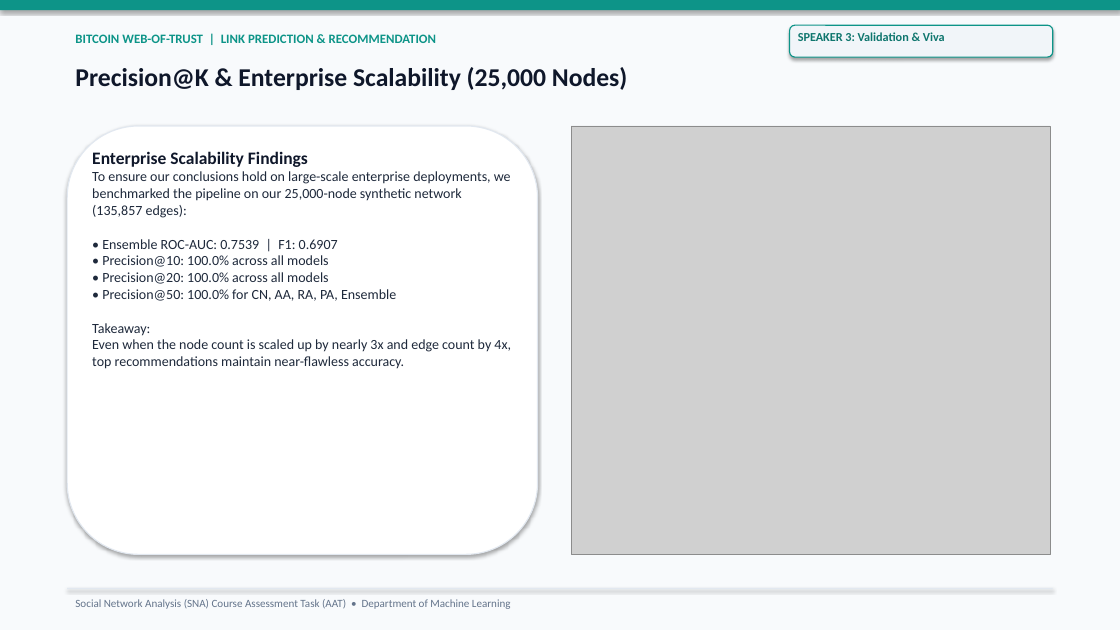
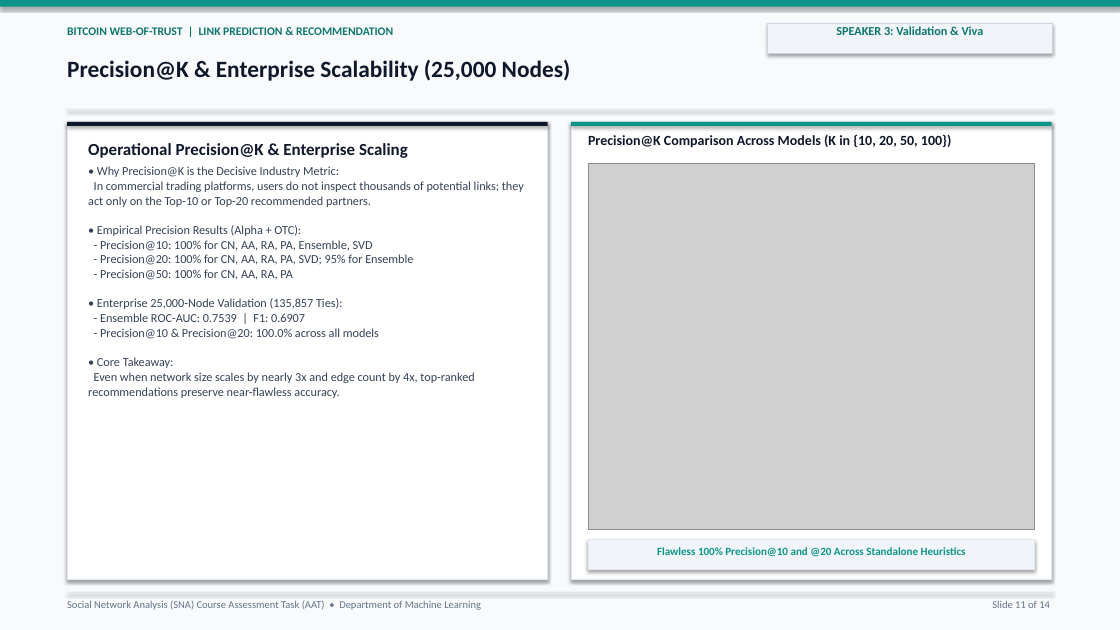
Before and after one commit to Lion4467cat/bitcoin-trust-link-prediction, a slide deck: slide 11 of slides/link_prediction_presentation.pptx. Drawn at 1120x630 pixels with LibreOffice and Linux fonts; fonts in the diff are those of the drawing; grey boxes stand for pictures. Boxes give left, top, right and bottom in pixels: in the first picture for what was removed or moved away, otherwise in the second. Text is boxed around its words. In the diff, an @@ line names an element or a change of style, - is before the commit and + after.

Commit message:
feat(ui,deck,report): overhaul side-by-side suite, light-theme 14-slide deck & publication report
- Overhaul Side-by-Side view in src/serve.py into a 3-mode interactive suite (Table+Live Graph, Trader Head-to-Head, Model vs Model) with zero canvas collapse and smooth Vis.js focus
- Redesign all 14 slides in slides/build_link_prediction_deck.py into a crisp enterprise light aesthetic (#F8FAFC) with framed figures, unclipped single-line titles, and 16/16 test tally
- Rebalance 8-page academic report in reports/build_link_prediction_report.py with sociological literature matrix, Min-Max ensemble scaling proof, metric invariants table, and fixed Unicode glyphs
- Re-export high-resolution link_prediction_precision_at_k.png with unclipped title
- All 16 unit and integration tests passing

```diff
--- a/slides/link_prediction_presentation.pptx
+++ b/slides/link_prediction_presentation.pptx
@@ text "BITCOIN WEB-OF-TRUST | LINK PREDICTION ..." at [67,27,393,35]: size 11 to 10 pt, text colour #0D9488 to #0F766E @@
@@ text "SPEAKER 3: Validation & Viva": place and size @@
-text "SPEAKER 3: Validation & Viva" at [798,32,945,41]
+text "SPEAKER 3: Validation & Viva" at [836,26,984,35]
@@ text "SPEAKER 3: Validation & Viva" at [836,26,984,35]: alignment left to centre @@
@@ rectangle: place and size @@
-rectangle at [790,25,1053,57]
+rectangle at [767,24,1053,54]
@@ rectangle at [767,24,1053,54]: rounded rectangle to rectangle; outline #0D9488 1 pt to #CBD5E1 0.75 pt @@
@@ text "Precision@K & Enterprise Scalability (25,000 ..." at [67,60,571,81]: size 22 to 20 pt @@
@@ rectangle: place and size @@
-rectangle at [67,588,1053,589]
+rectangle at [67,109,1053,110]
@@ rectangle: place and size @@
-rectangle at [67,126,538,555]
+rectangle at [67,122,548,580]
@@ rectangle at [67,122,548,580]: rounded rectangle to rectangle @@
@@ rectangle added at [67,122,548,126], fill #0F172A @@
@@ text at [88,143,524,398]: text changed; size 12 to 10.5 pt; text colour #1E293B to #334155 @@
-Enterprise Scalability Findings
-To ensure our conclusions hold on large-scale enterprise deployments, we benchmarked the pipeline on our 25,000-node synthetic network (135,857 edges):
-• Ensemble ROC-AUC: 0.7539 | F1: 0.6907
-• Precision@10: 100.0% across all models
-• Precision@20: 100.0% across all models
-• Precision@50: 100.0% for CN, AA, RA, PA, Ensemble
-Takeaway:
-Even when the node count is scaled up by nearly 3x and edge count by 4x, top recommendations maintain near-flawless accuracy.
+Operational Precision@K & Enterprise Scaling
+• Why Precision@K is the Decisive Industry Metric:
+In commercial trading platforms, users do not inspect thousands of potential links; they act only on the Top-10 or Top-20 recommended partners.
+• Empirical Precision Results (Alpha + OTC):
+- Precision@10: 100% for CN, AA, RA, PA, Ensemble, SVD
+- Precision@20: 100% for CN, AA, RA, PA, SVD; 95% for Ensemble
+- Precision@50: 100% for CN, AA, RA, PA
+• Enterprise 25,000-Node Validation (135,857 Ties):
+- Ensemble ROC-AUC: 0.7539 | F1: 0.6907
+- Precision@10 & Precision@20: 100.0% across all models
+• Core Takeaway:
+Even when network size scales by nearly 3x and edge count by 4x, top-ranked recommendations preserve near-flawless accuracy.
@@ rectangle added at [571,122,1052,580], fill #FFFFFF, outline #E2E8F0 1 pt @@
@@ rectangle added at [571,122,1052,126], fill #0D9488 @@
@@ text added at [588,134,951,148], 12 pt, text #0F172A, bold @@
+Precision@K Comparison Across Models (K in {10, 20, 50, 100})
@@ picture: place and size @@
-picture at [571,126,1050,555]
+picture at [588,164,1035,529]
@@ rectangle added at [588,539,1035,570], fill #F1F5F9, outline #E2E8F0 0.75 pt @@
@@ text added at [657,547,966,557], 9.5 pt, text #0D9488, bold @@
+Flawless 100% Precision@10 and @20 Across Standalone Heuristics
@@ text "Social Network Analysis (SNA) Course ..." at [67,600,481,610]: size 9.5 to 9 pt @@
@@ rectangle added at [67,592,1053,593], fill #E2E8F0 @@
@@ text added at [992,601,1050,608], 9 pt, text #64748B @@
+Slide 11 of 14
```
Also in this commit, not shown: 13 other slides changed, 12 other files.
